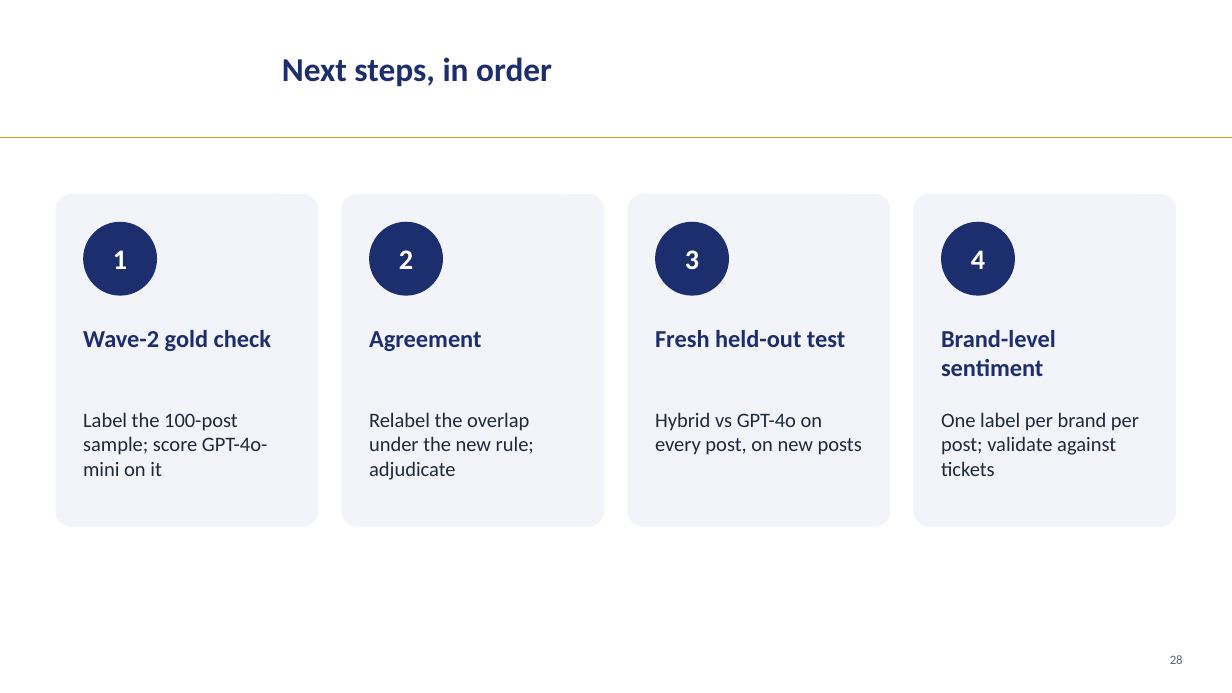
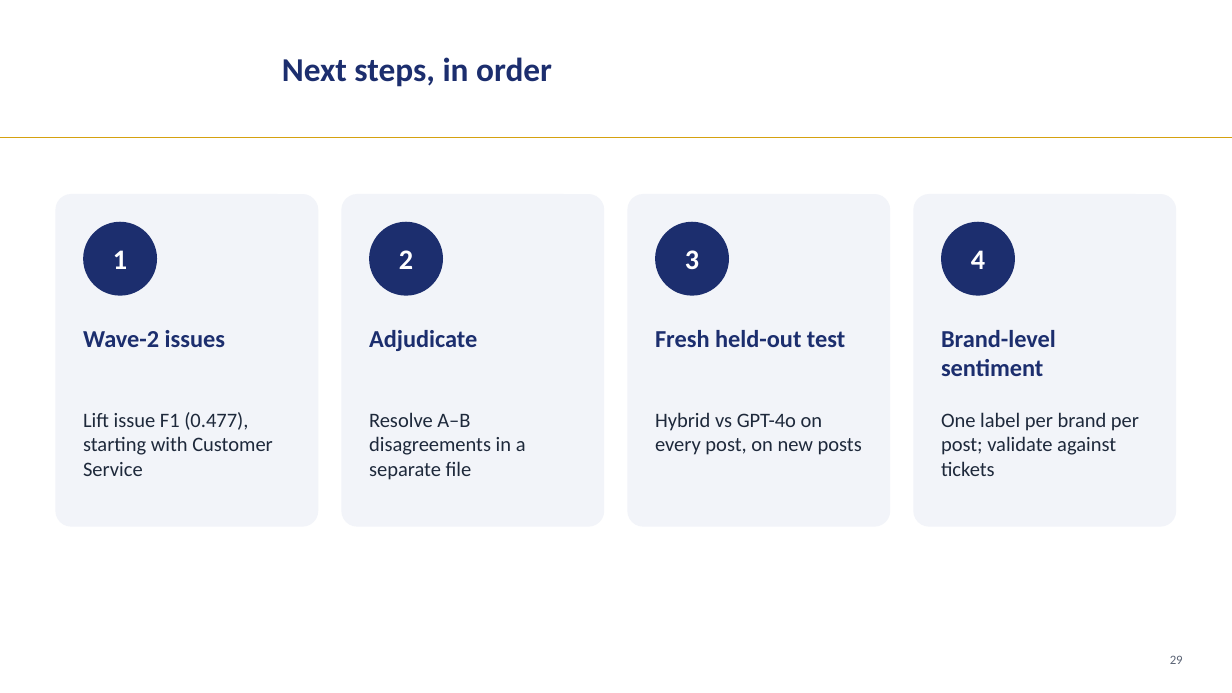
Before and after one commit to LizLicense/Public-Sentiment-Analysis-LLM-powered-Issue-Extraction, a slide deck: slide 29 of presentation/capstone_walkthrough.pptx (slide 28 before the commit). Drawn at 1232x693 pixels with LibreOffice and Linux fonts; fonts in the diff are those of the drawing; background and template pictures are left out. Boxes give left, top, right and bottom in pixels: in the first picture for what was removed or moved away, otherwise in the second. Text is boxed around its words. In the diff, an @@ line names an element or a change of style, - is before the commit and + after.

```diff
--- a/presentation/capstone_walkthrough.pptx
+++ b/presentation/capstone_walkthrough.pptx
@@ text at box(83, 330, 225, 347): text changed @@
-Wave-2 gold check
+Wave-2 issues
@@ text at box(369, 330, 477, 351): text changed @@
-Agreement
+Adjudicate
@@ text at box(83, 412, 273, 476): text changed @@
-Label the 100-post sample; score GPT-4o-mini on it
+Lift issue F1 (0.477), starting with Customer Service
@@ text at box(369, 412, 526, 480): text changed @@
-Relabel the overlap under the new rule; adjudicate
+Resolve A–B disagreements in a separate file
@@ text at box(1170, 655, 1183, 664): text changed @@
-28
+29
```
Also in this commit, not shown: 20 other slides changed, 1 slide added, 13 other files.
